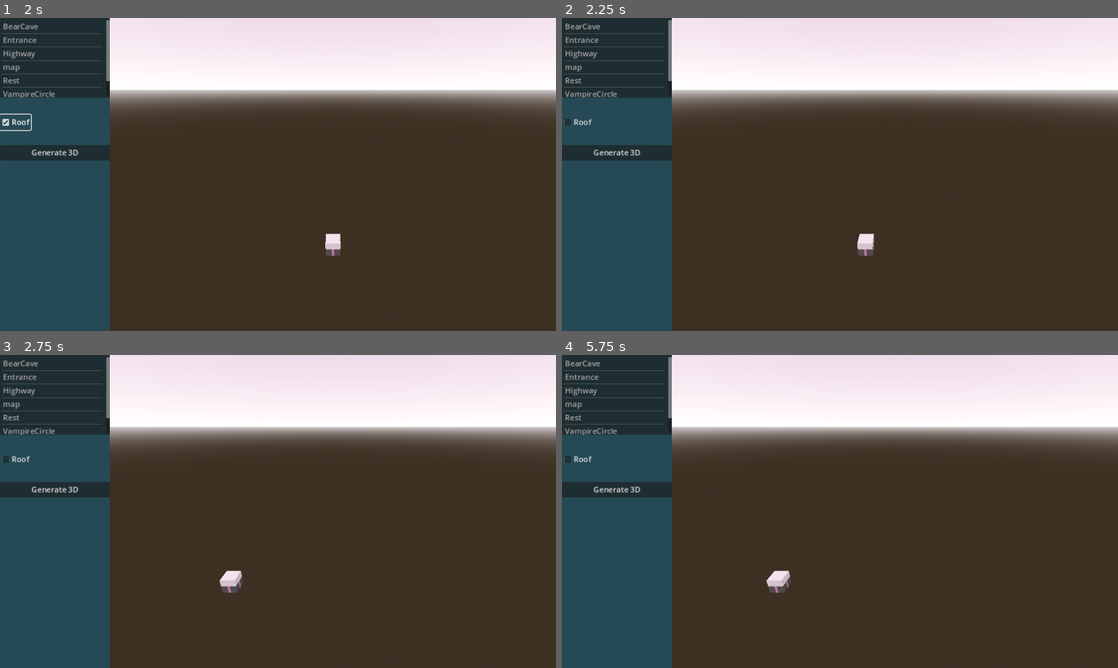
Above: before the commit, frames 1-4 (two rows, left to right).
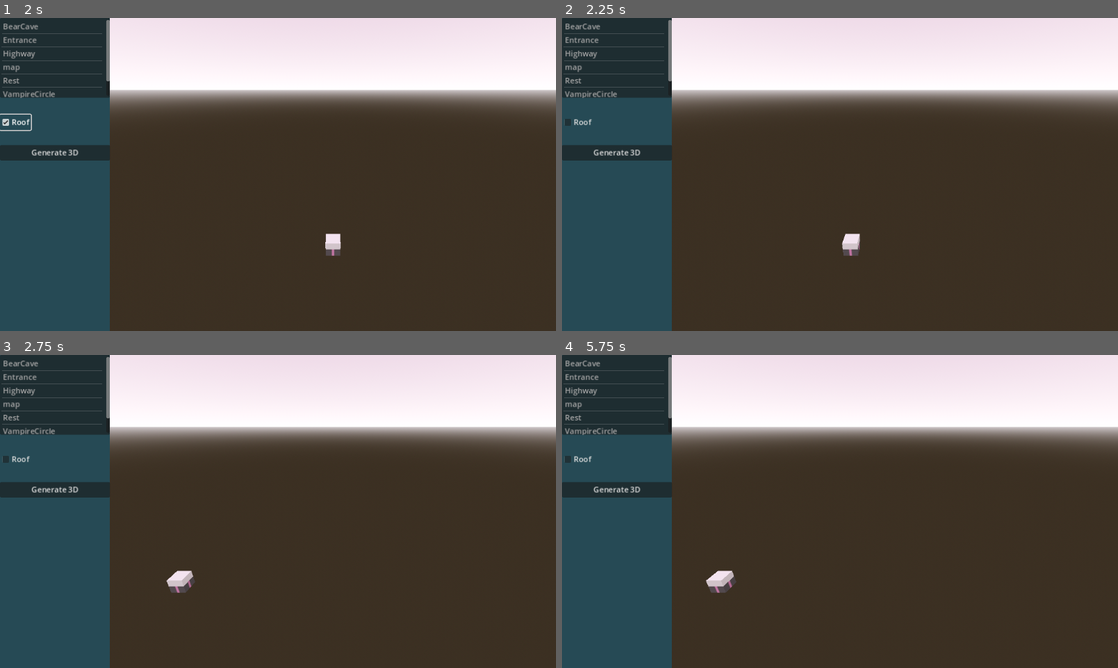
Above: after the commit, the same moments.

Repository: Tonsak09/ScrawlRenderer
Game: Godot game, scene res://Scenes/Main.tscn
The game is run twice, just before and just after one commit, with the same random seed, the same clock (stepped at 60 frames per second) and the same inputs.
Inputs (mouse positions are in pixels of both pictures, inside the frame that each line leads up to):
- Up to frame 1 (2 s): click "Generate 3D" at 0.5 s; click "Roof" at 1.25 s
- Up to frame 2 (2.25 s): tap Enter at 2 s; move the mouse to (962, 158) at 2.02 s; hold D (Right) from 2.03 s (still down); click (962, 158) at 2.1 s
- Up to frame 3 (2.75 s): keep holding D (Right)
- Up to frame 4 (5.75 s): move the mouse to (728, 527) at 2.77 s; release D (Right) at 2.78 s; hold S (Backward) 2.78-3.53 s; click (728, 527) at 2.85 s; move the mouse to (895, 442) at 3.52 s; hold D (Right) 3.53-4.28 s; click (895, 442) at 3.6 s; move the mouse to (812, 574) at 4.27 s; hold W (Forward) 4.28-5.03 s; click (812, 574) at 4.35 s; move the mouse to (1006, 558) at 5.02 s; hold A (Left) from 5.03 s (still down); click (1006, 558) at 5.1 s

Frame 1 is identical in both runs. In frame 2, 0.4% of the frame differs, in the area x 50-57%, y 68-76%; in frame 3, 0.5%; in frame 4, 0.5%, in the area x 25-42%, y 68-76%.

Commit message:
Better triangulation!

Diff:
--- a/scrawl3d/DataStructures/Triangulation.gd
+++ b/scrawl3d/DataStructures/Triangulation.gd
@@ -1,48 +1,72 @@
 class_name Triangulation2D
 
+signal TrianglesUpdated
+signal TriangleChecking
 
-func Triangulate(points : Array, triangles : Array[Triangle2D], corners : int) -> Array[Triangle2D]:
+var currTriangle : Triangle2D
+
+
+func Triangulate(allPoints : Array, points : Array, triangles : Array[Triangle2D], corners : int) -> Array[Triangle2D]:
 
 	# TODO: Include checks for holes
 
+	var i = 0
+	while i < points.size() && points.size() >= 3:
 
-	var i = 0
-	while i < corners && corners >= 3:
+		if points.size() == 4:
+			print_debug("Hehe")
+
 		var j = (i + 1) % corners
 		var k = (j + 1) % corners
+
 
 		var pointI = Vector2(points[i][0], points[i][1])
 		var pointJ = Vector2(points[j][0], points[j][1])
 		var pointK = Vector2(points[k][0], points[k][1])
 
+		currTriangle = Triangle2D.new(pointI, pointJ, pointK)
+		TriangleChecking.emit()
+
 		# Check if the current triangle is inside of polygon
 		# ((X[i]!=X[j] || Y[i]!=Y[j]) && (Y[k]-Y[i])*(X[j]-X[i])>=(X[k]-X[i])*(Y[j]-Y[i]))
-		if pointI != pointJ and IsLeft(pointI, pointJ, pointK):
+		 # Make sure the triangle is organized correctly
+		if ((pointI.x != pointJ.x) || (pointI.y != pointJ.y)) and IsLeft(pointI, pointJ, pointK):
 			# Ensure that the triangle does not contain any corners of the
 			# polygon intersecting into it
+			var hasInside = false
+			for point in allPoints:
 
-			var l = 0
-			while l < corners:
-				if PointInsideTriangle(pointI, pointJ, pointK, Vector2(points[l][0], points[l][1])):
-					break
-				l += 1
-			if l == corners: # Usable triangle found
+				var curr = Vector2(point[0], point[1])
+				if curr == pointI || curr == pointJ || curr == pointK:
+					continue
+
+				if isInside(pointI, pointJ, pointK, curr):
+					hasInside = true
+					break;
+
+			#if l == corners: # Usable triangle found
+			if !hasInside:
 				# Add triangle
 				triangles.push_back(Triangle2D.new(pointI, pointJ, pointK))
+				TrianglesUpdated.emit()
 
 				# Remove the just created triangle
+				points.remove_at(j)
 				corners -= 1
-				for p in range(j, corners):
-					points[p] = points[p + 1]
-				return Triangulate(points, triangles, corners)
+				return Triangulate(allPoints, points, triangles, corners)
 
 		# Move forward in the polygon
 		i += 1
+
+	# It may need to cycle again
+	#if points.size() >= 3:
+		#return Triangulate(allPoints, points, triangles, corners)
 
 	if corners >= 3:
 		assert("FAILED")
 
 	print_debug("Mesh triangulated successfulyl!")
+	print_debug(points.size())
 
 	return triangles
 
@@ -50,6 +74,21 @@
 
 func IsLeft(a: Vector2, b: Vector2, c: Vector2) -> bool:
 	return (c.y - a.y) * (b.x - a.x) >= (c.x - a.x) * (b.y - a.y)
+
+
+#function pointInsideTriangle(Ax, Ay, Bx, By, Cx, Cy, x, y) {
+#
+  #var inside=false;
+#
+  #if ((x!=Ax || y!=Ay)
+  #&&  (x!=Bx || y!=By)
+  #&&  (x!=Cx || y!=Cy)) {
+	#if ((Ay<y && By>=y || By<y && Ay>=y) && Ax+(y-Ay)/(By-Ay)*(Bx-Ax)<x) inside=!inside;
+	#if ((By<y && Cy>=y || Cy<y && By>=y) && Bx+(y-By)/(Cy-By)*(Cx-Bx)<x) inside=!inside;
+	#if ((Cy<y && Ay>=y || Ay<y && Cy>=y) && Cx+(y-Cy)/(Ay-Cy)*(Ax-Cx)<x) inside=!inside; }
+#
+  #return inside; }
+
 
 func PointInsideTriangle(vertA : Vector2, vertB : Vector2, vertC : Vector2, pos : Vector2) -> bool:
 
@@ -66,3 +105,22 @@
 			inside = !inside
 
 	return inside
+
+
+func Area(vertA : Vector2, vertB : Vector2, vertC : Vector2) -> float:
+	return abs((vertA.x*(vertB.y-vertC.y) + vertB.x*(vertC.y-vertA.y)+ vertC.x*(vertA.y-vertB.y))/2.0)
+
+# A function to check whether point P(x, y) lies inside the triangle formed
+#  by A(x1, y1), B(x2, y2) and C(x3, y3)
+func isInside(vertA : Vector2, vertB : Vector2, vertC : Vector2, pos : Vector2):
+	#/* Calculate area of triangle ABC */
+	var A = Area (vertA, vertB, vertC);
+
+	var A1 = Area (pos, vertB, vertC);
+	var A2 = Area (vertA, pos, vertC);
+	var A3 = Area (vertA, vertB, pos);
+
+	var diff = abs(A - (A1 + A2 + A3))
+
+	#/* Check if sum of A1, A2 and A3 is same as A */
+	return diff == 0
--- a/scrawl3d/Scenes/Main.tscn
+++ b/scrawl3d/Scenes/Main.tscn
@@ -30,6 +30,8 @@
 shader_parameter/zoom = 0.2
 
 [sub_resource type="BoxMesh" id="BoxMesh_pvhj1"]
+
+[sub_resource type="SphereMesh" id="SphereMesh_8tqrq"]
 
 [node name="World" type="Control"]
 layout_mode = 3
@@ -84,13 +86,14 @@
 mapData = "./Maps/map.json"
 colors = Array[Color]([Color(0.839216, 0, 0, 1), Color(0, 0.886275, 0, 1), Color(0, 0, 0.831373, 1)])
 
-[node name="MeshGenerator" type="Node" parent="SubViewportContainer/SubViewport" node_paths=PackedStringArray("world", "mapList", "meshRenderer", "hasRoofCheckBox")]
+[node name="MeshGenerator" type="Node" parent="SubViewportContainer/SubViewport" node_paths=PackedStringArray("world", "mapList", "meshRenderer", "hasRoofCheckBox", "triangleCorners")]
 script = ExtResource("2_vwj1f")
 world = NodePath("../RenderedWorld")
 mapList = NodePath("../../../Controls/MapList")
-height = 1.0
+height = 3.0
 meshRenderer = NodePath("../RenderedWorld/SampleMesh")
 hasRoofCheckBox = NodePath("../../../Controls/CheckBox")
+triangleCorners = [NodePath("../RenderedWorld/Node3D"), NodePath("../RenderedWorld/Node3D2"), NodePath("../RenderedWorld/Node3D3")]
 
 [node name="RenderedWorld" type="Node3D" parent="SubViewportContainer/SubViewport"]
 
@@ -102,8 +105,20 @@
 [node name="Camera3D" type="Camera3D" parent="SubViewportContainer/SubViewport/RenderedWorld"]
 transform = Transform3D(1, 0, 0, 0, 0.924033, 0.382313, 0, -0.382313, 0.924033, 0, 10.3461, 11.1936)
 script = ExtResource("3_td78p")
-speed = 10.0
+speed = 15.0
 mouseSpeed = 0.001
+
+[node name="Node3D" type="MeshInstance3D" parent="SubViewportContainer/SubViewport/RenderedWorld"]
+transform = Transform3D(1, 0, 0, 0, 1, 0, 0, 0, 1, -3, 0, 27.96)
+mesh = SubResource("SphereMesh_8tqrq")
+
+[node name="Node3D2" type="MeshInstance3D" parent="SubViewportContainer/SubViewport/RenderedWorld"]
+transform = Transform3D(1, 0, 0, 0, 1, 0, 0, 0, 1, 0, 0, 27.96)
+mesh = SubResource("SphereMesh_8tqrq")
+
+[node name="Node3D3" type="MeshInstance3D" parent="SubViewportContainer/SubViewport/RenderedWorld"]
+transform = Transform3D(1, 0, 0, 0, 1, 0, 0, 0, 1, 3, 0, 27.96)
+mesh = SubResource("SphereMesh_8tqrq")
 
 [node name="Controls" type="Control" parent="."]
 layout_mode = 1
--- a/scrawl3d/Scripts/MeshGenerator.gd
+++ b/scrawl3d/Scripts/MeshGenerator.gd
@@ -5,15 +5,22 @@
 @export var height : float
 @export var meshRenderer : MeshInstance3D
 @export var hasRoofCheckBox : CheckBox
+@export var triangleCorners : Array[Node3D]
 
 var triangulation : Triangulation2D
 var st : SurfaceTool
+
+
+var extrudedWalls : Array
+var cap : Array[Triangle2D]
 
 
 func _ready() -> void:
 	triangulation = Triangulation2D.new()
 	st = SurfaceTool.new()
 
+	triangulation.TrianglesUpdated.connect(UpdateWorldMesh)
+	triangulation.TriangleChecking.connect(UpdateTriangleVisual)
 func GenerateOBJ():
 
 	# Ensure valid
@@ -27,7 +34,6 @@
 
 	# Access the file
 	var walls = AccessFilePositionalData(path)
-	var extrudedWalls : Array
 	var combined : Array
 
 	for wall in walls:
@@ -35,16 +41,12 @@
 		#combined.append_array(wall)
 
 		# Triangulate top
-		var cap : Array[Triangle2D]
+		var allPoints = wall.duplicate()
 		var corners = wall.size()
-		triangulation.Triangulate(wall, cap, corners)
+		triangulation.Triangulate(allPoints, wall, cap, corners)
 
 		WriteToFile("./Output/" + name + ".obj", extrudedWalls, cap)
 		GenerateInWorld(extrudedWalls, cap)
-
-
-
-
 
 
 # Write array of 3D positions to a .obj file format
@@ -86,9 +88,6 @@
 
 	content += verticies + faces
 	file.store_string(content)
-
-func DrawFace(point, height, ):
-	pass
 
 # Extrudes 2D plane of points vertically into 3D space
 func ExtrudePositions(positions : Array, extrudeHieght : float) -> Array[Vector3]:
@@ -201,3 +200,13 @@
 
 	var mesh = st.commit()
 	meshRenderer.mesh = mesh
+
+func UpdateWorldMesh():
+	GenerateInWorld(extrudedWalls, cap)
+
+func UpdateTriangleVisual():
+	var tri = triangulation.currTriangle
+
+	triangleCorners[0].global_position = Vector3(tri.pointA.x, height, tri.pointA.y)
+	triangleCorners[1].global_position = Vector3(tri.pointB.x, height, tri.pointB.y)
+	triangleCorners[2].global_position = Vector3(tri.pointC.x, height, tri.pointC.y)
--- a/scrawl3d/Shaders/PreviewMesh.gdshader
+++ b/scrawl3d/Shaders/PreviewMesh.gdshader
@@ -33,7 +33,7 @@
 	vec3 color = mix(baseColor, lineColor, l);
 	//COLOR = vec4(color * 1.0, 1.0);
 
-	ALBEDO = mix(color, round(world.yyy), round(world.y));
+	ALBEDO = mix(color, round(world.yyy), clamp(round(world.y), 0, 1));
 
 }
 
Not shown: 1 places in scrawl3d/Scenes/Main.tscn that only renumber resources
